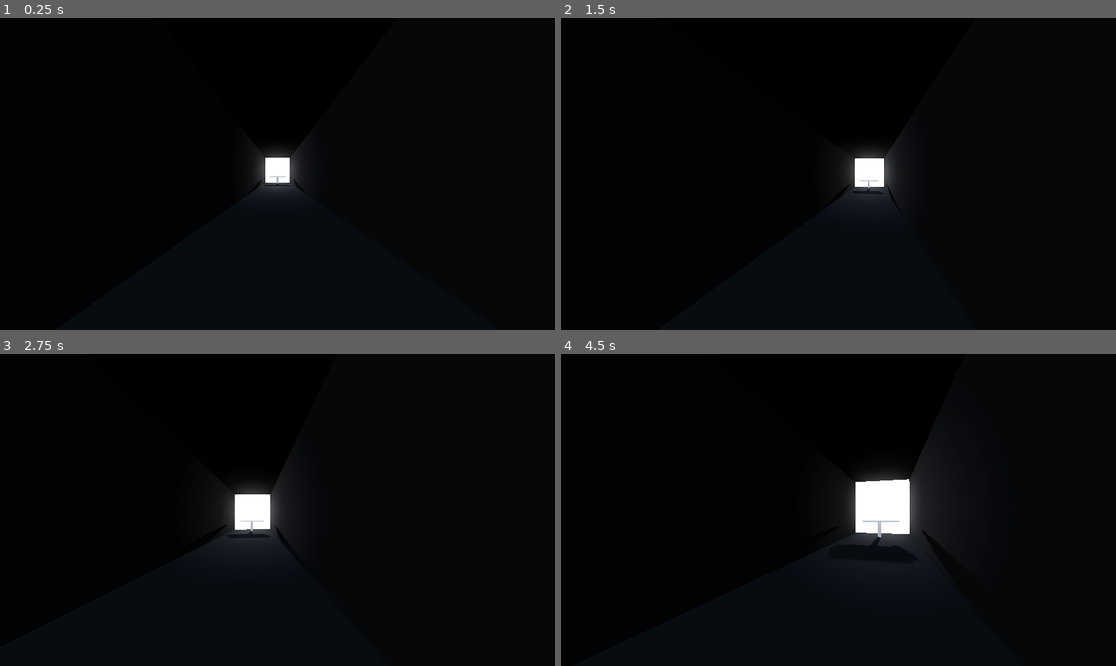
Above: before the commit, frames 1-4 (two rows, left to right).
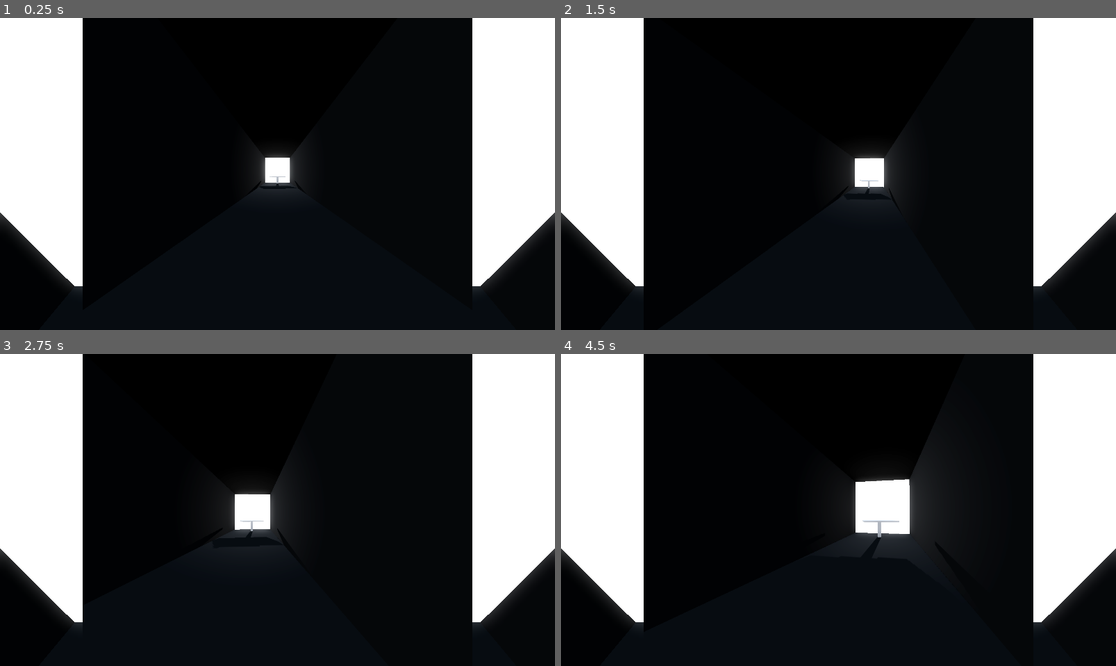
Above: after the commit, the same moments.

Repository: GriffinBaxter/No-Data-Provided
Game: Godot game, scene res://level.tscn
Two runs of this game, one before a commit and one after it. Both use one fixed random seed, a clock stepped at 60 frames per second and the inputs below. The project has no main scene, so this scene is started directly.
Inputs (mouse positions are in pixels of both pictures, inside the frame that each line leads up to):
- Up to frame 1 (0.25 s): no input
- Up to frame 2 (1.5 s): tap Enter at 0.5 s; move the mouse to (866, 174) at 0.52 s; hold W (forward) from 0.53 s (still down); tap Space (jump) at 0.77 s; move the mouse to (810, 174) at 1.27 s
- Up to frame 3 (2.75 s): keep holding W (forward); tap Space (jump) at 1.52 s; move the mouse to (288, 503) at 2.02 s
- Up to frame 4 (4.5 s): keep holding W (forward); move the mouse to (832, 516) at 2.77 s; tap Space (jump) at 3.02, 3.77 s; move the mouse to (877, 513) at 3.52 s; move the mouse to (794, 506) at 4.27 s

The runs differ from the first frame. In frame 1, 23% of the frame differs, in the area x 0-100%, y 0-89%; in frame 2, 23%; in frame 3, 23%; in frame 4, 23%.

Commit message:
Add basic SMM camera

Diff:
--- a/Scripts/Player.gd
+++ b/Scripts/Player.gd
@@ -43,5 +43,5 @@
 		velocity.x = lerp(velocity.x, direction.x * SPEED, delta * 2.0)
 		velocity.z = lerp(velocity.z, direction.z * SPEED, delta * 2.0)
 
-func _process(delta):
+func _process(_delta):
 	move_and_slide()  # Not ideal, should move out of _process eventually
--- a/level.tscn
+++ b/level.tscn
@@ -4,6 +4,8 @@
 [ext_resource type="Material" uid="uid://d35dbj777xdx3" path="res://Materials/dark.tres" id="2_10e20"]
 [ext_resource type="Material" uid="uid://dj6622xf07pv1" path="res://Materials/light.tres" id="3_o1qfb"]
 [ext_resource type="Material" uid="uid://h83gg7tdbsed" path="res://Materials/emission.tres" id="4_g8rsm"]
+
+[sub_resource type="CapsuleShape3D" id="CapsuleShape3D_8ocoo"]
 
 [sub_resource type="ProceduralSkyMaterial" id="ProceduralSkyMaterial_vuur2"]
 sky_horizon_color = Color(0.64625, 0.65575, 0.67075, 1)
@@ -20,27 +22,56 @@
 sdfgi_enabled = true
 glow_enabled = true
 
-[sub_resource type="CapsuleShape3D" id="CapsuleShape3D_8ocoo"]
-
 [sub_resource type="PlaneMesh" id="PlaneMesh_lcjhv"]
 
 [node name="Node3D" type="Node3D"]
 
-[node name="WorldEnvironment" type="WorldEnvironment" parent="."]
-environment = SubResource("Environment_uxqxj")
+[node name="Control" type="Control" parent="."]
+layout_mode = 3
+anchors_preset = 15
+anchor_right = 1.0
+anchor_bottom = 1.0
+grow_horizontal = 2
+grow_vertical = 2
 
-[node name="Player" type="CharacterBody3D" parent="."]
+[node name="AspectRatioContainer" type="AspectRatioContainer" parent="Control"]
+layout_mode = 1
+anchors_preset = 15
+anchor_right = 1.0
+anchor_bottom = 1.0
+grow_horizontal = 2
+grow_vertical = 2
+ratio = 1.25
+stretch_mode = 1
+
+[node name="SubViewportContainer" type="SubViewportContainer" parent="Control/AspectRatioContainer"]
+layout_mode = 2
+stretch = true
+
+[node name="SubViewport" type="SubViewport" parent="Control/AspectRatioContainer/SubViewportContainer"]
+handle_input_locally = false
+use_taa = true
+size = Vector2i(1350, 1080)
+render_target_update_mode = 4
+
+[node name="Player" type="CharacterBody3D" parent="Control/AspectRatioContainer/SubViewportContainer/SubViewport"]
 transform = Transform3D(1, 0, 0, 0, 1, 0, 0, 0, 1, 0, 1, 0)
 script = ExtResource("1_2b40y")
 
-[node name="CollisionShape3D" type="CollisionShape3D" parent="Player"]
+[node name="CollisionShape3D" type="CollisionShape3D" parent="Control/AspectRatioContainer/SubViewportContainer/SubViewport/Player"]
 shape = SubResource("CapsuleShape3D_8ocoo")
 
-[node name="Head" type="Node3D" parent="Player"]
+[node name="Head" type="Node3D" parent="Control/AspectRatioContainer/SubViewportContainer/SubViewport/Player"]
 transform = Transform3D(1, 0, 0, 0, 1, 0, 0, 0, 1, 0, 0.75, 0)
 
-[node name="Camera3D" type="Camera3D" parent="Player/Head"]
+[node name="Camera3D" type="Camera3D" parent="Control/AspectRatioContainer/SubViewportContainer/SubViewport/Player/Head"]
 fov = 80.0
+
+[node name="SMMCamera3D" type="Camera3D" parent="."]
+transform = Transform3D(1, 0, 0, 0, 0.839828, 0.542852, 0, -0.542852, 0.839828, 0, 2.525, -36.149)
+
+[node name="WorldEnvironment" type="WorldEnvironment" parent="."]
+environment = SubResource("Environment_uxqxj")
 
 [node name="Hallway" type="Node3D" parent="."]
 transform = Transform3D(1, 0, 0, 0, 1, 0, 0, 0, 1, 0, 0, -17.5)
